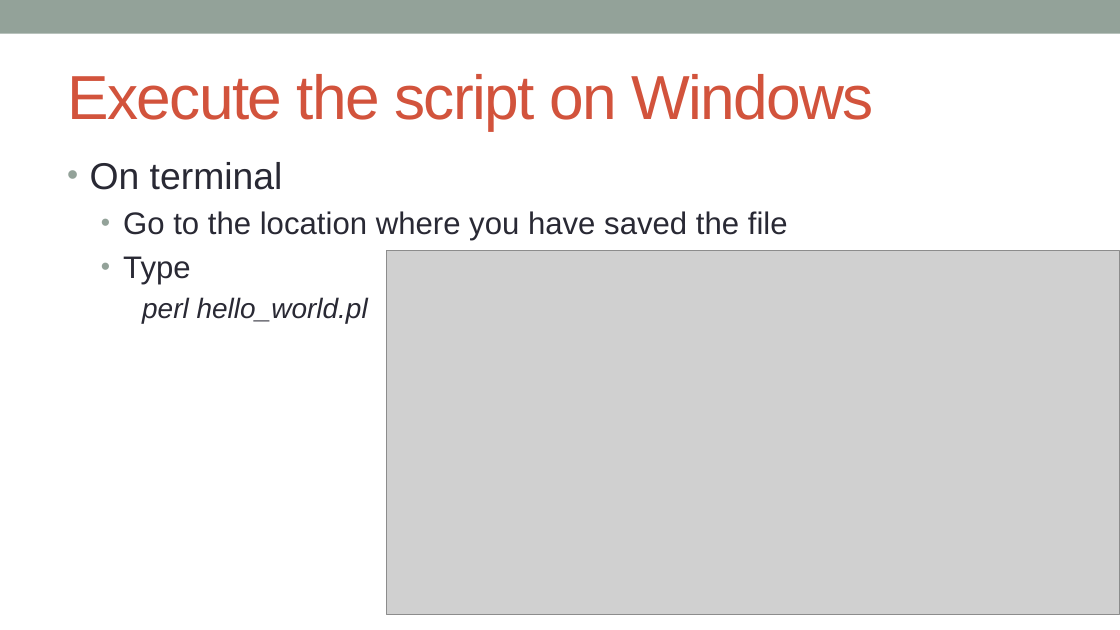
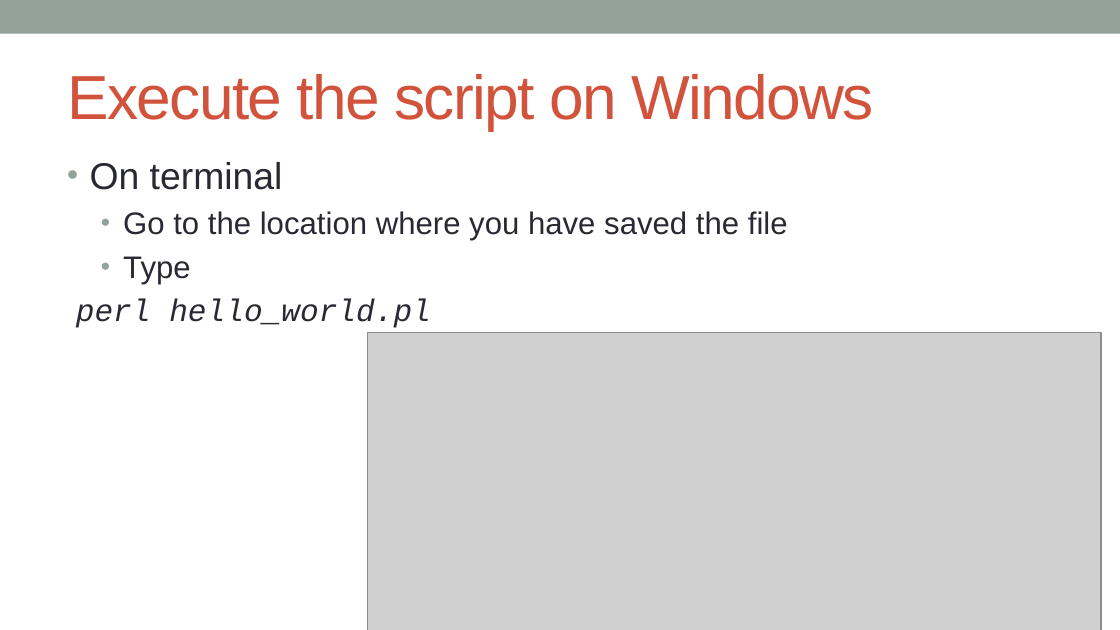
Before and after one commit to kanhu-pcr-code/bioinfo-PERL-course, a slide deck: slide 10 of PPTs/Getting_stared_with_perl.pptx. Drawn at 1120x630 pixels with LibreOffice and Linux fonts; fonts in the diff are those of the drawing; grey boxes stand for pictures. Boxes give left, top, right and bottom in pixels: in the first picture for what was removed or moved away, otherwise in the second. Text is boxed around its words. In the diff, an @@ line names an element or a change of style, - is before the commit and + after.

```diff
--- a/PPTs/Getting_stared_with_perl.pptx
+++ b/PPTs/Getting_stared_with_perl.pptx
@@ text at (76,299,431,328): size 18 to 20 pt, font Arial to Courier New in "perl hello_world.pl"; list level 3 to 2 in "perl hello_world.pl" @@
@@ picture: place and size @@
-picture at (386,251,1120,615)
+picture at (367,333,1101,630)
```
Also in this commit, not shown: 7 other slides changed, 2 slides added, 22 other files.
